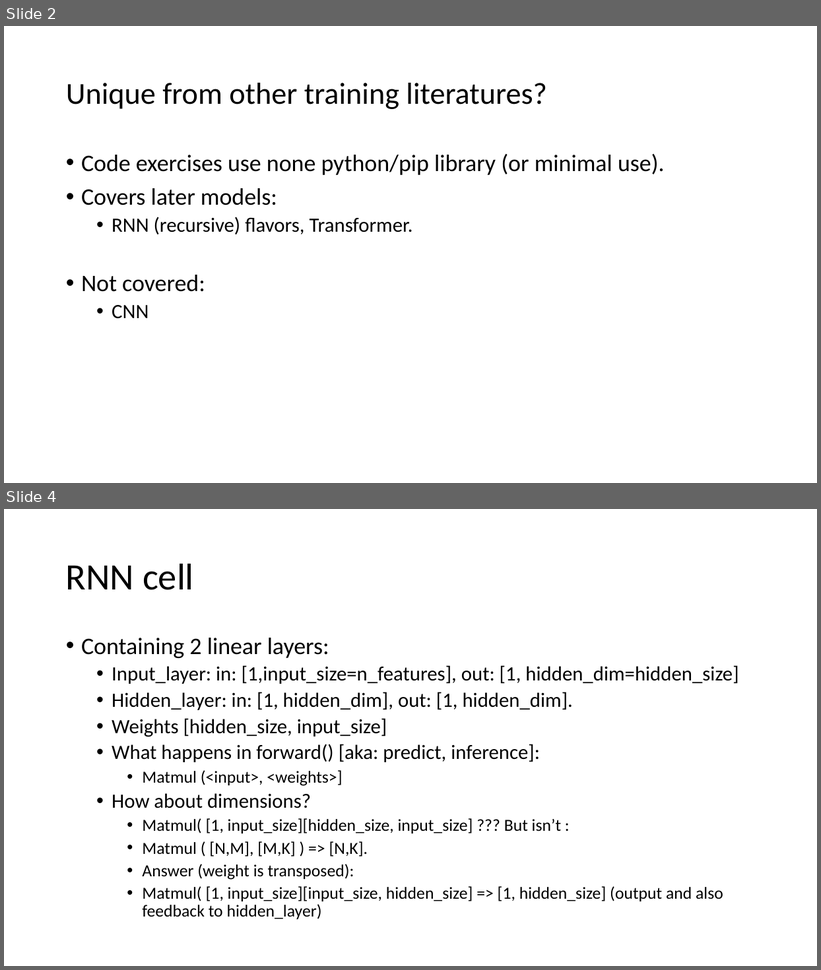
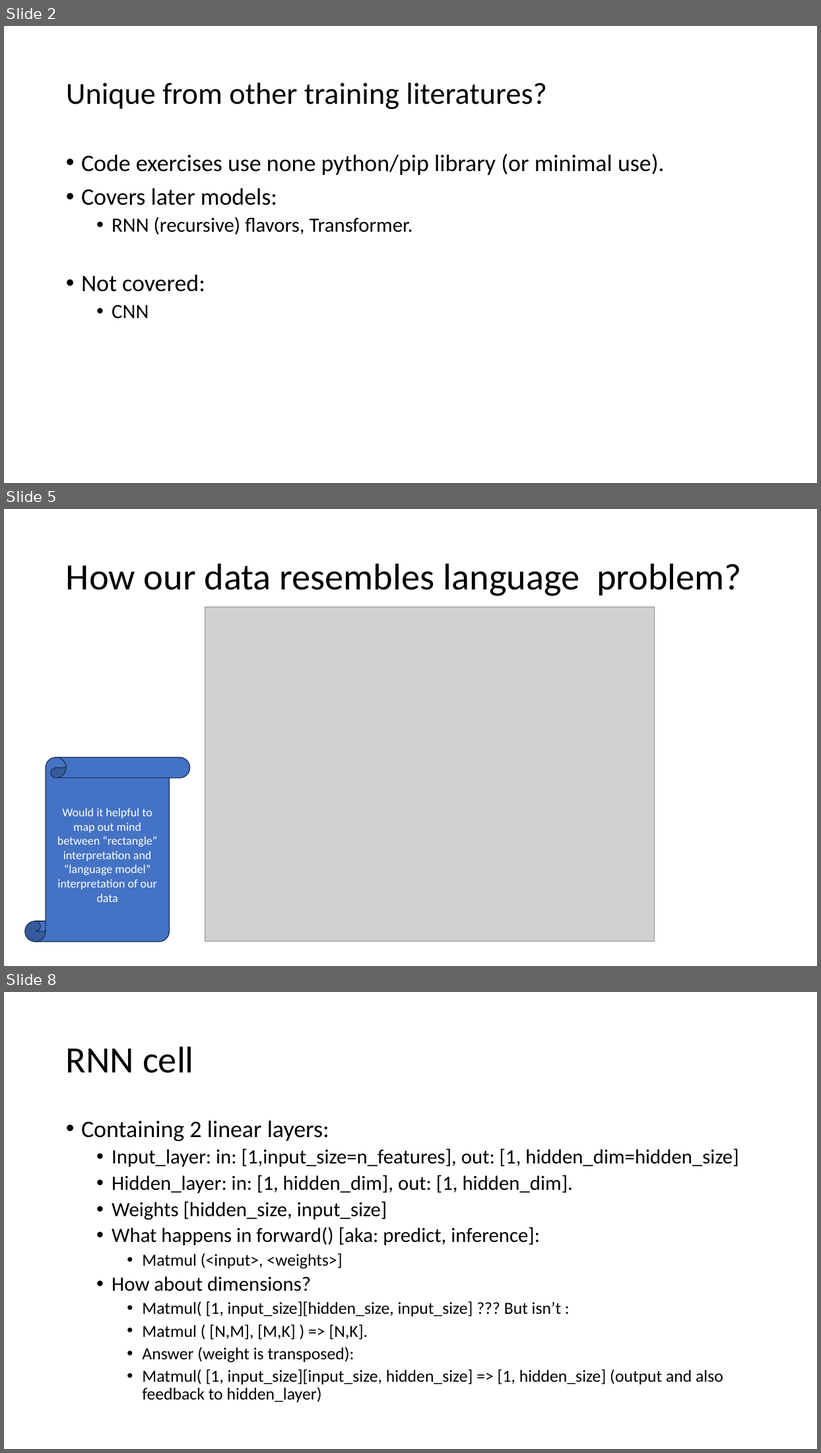
Before and after one commit to ggankhuy/codelab-scripts-github, a slide deck: ml/tf/tf-from-scratch/3/code-exercises/ml-models-from-scratch.pptx. Shown one above the other, each under a label of ours: slides 2 and 4 before the commit, slides 2, 5 and 8 after it; the slides between them are not shown. The pictures are 821x970 and 821x1453 pixels, drawn with LibreOffice and Linux fonts; fonts in the diff are those of the drawing; grey boxes stand for pictures. Boxes give left, top, right and bottom in pixels: in the first picture for what was removed or moved away, otherwise in the second. Text is boxed around its words. In the diff, an @@ line names an element or a change of style, - is before the commit and + after.

```diff
--- a/ml/tf/tf-from-scratch/3/code-exercises/ml-models-from-scratch.pptx
+++ b/ml/tf/tf-from-scratch/3/code-exercises/ml-models-from-scratch.pptx
@@ slide 5 added at (4,509,817,966), background #FFFFFF @@
@@ title added at (66,563,742,596), 44 pt, text #000000 @@
+How our data resembles language problem?
@@ picture added at (205,607,655,941) @@
@@ vertical scroll added at (24,758,189,943), fill #4472C4, outline #1E3256 1 pt, 14 pt, text #FFFFFF @@
+Would it helpful to map out mind between “rectangle” interpretation and “language model” interpretation of our data
@@ what was slide 4 is now slide 8 @@
```
Also in this commit, not shown: 1 slide changed, 8 other slides added, 1 other file.
